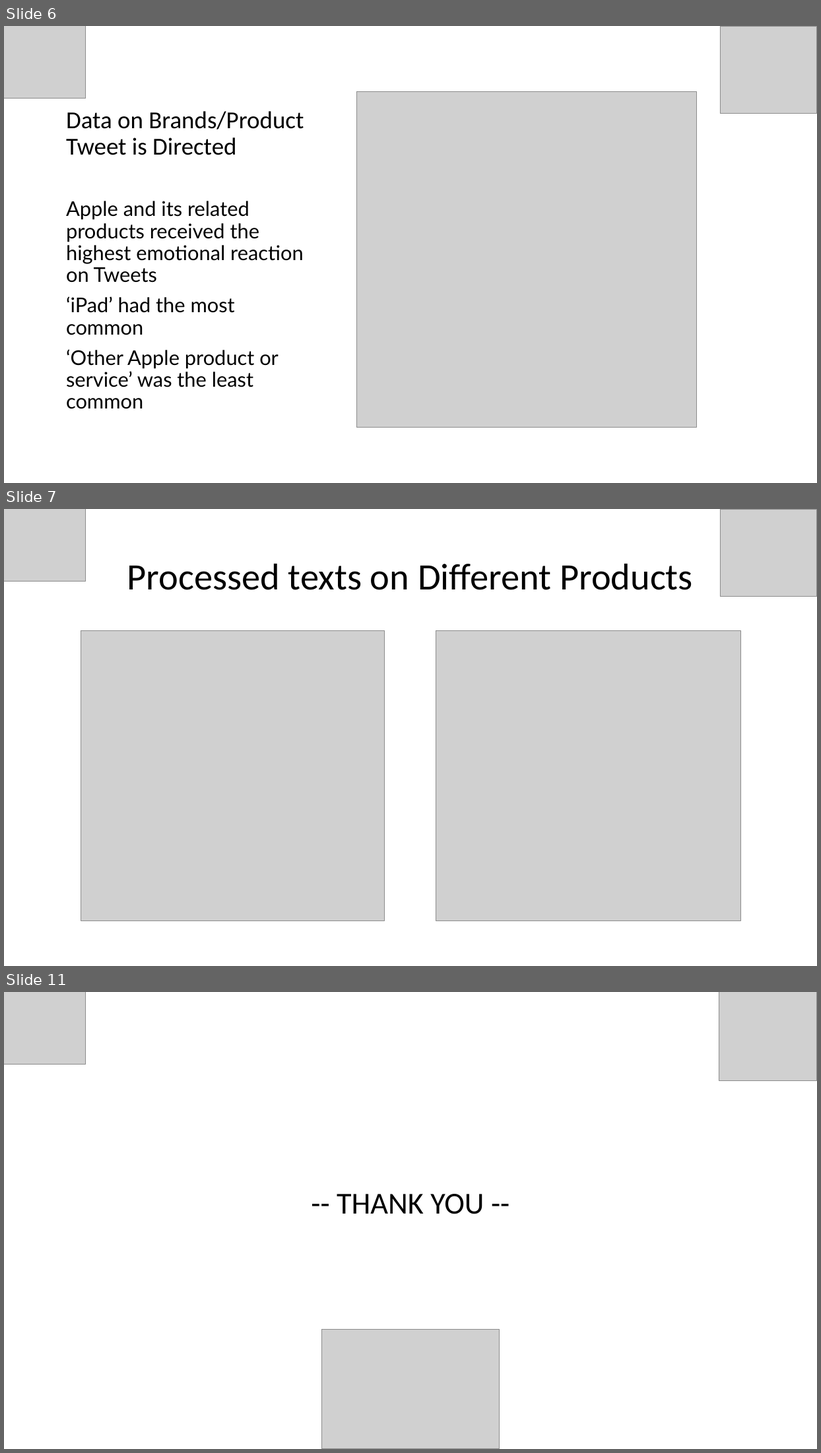
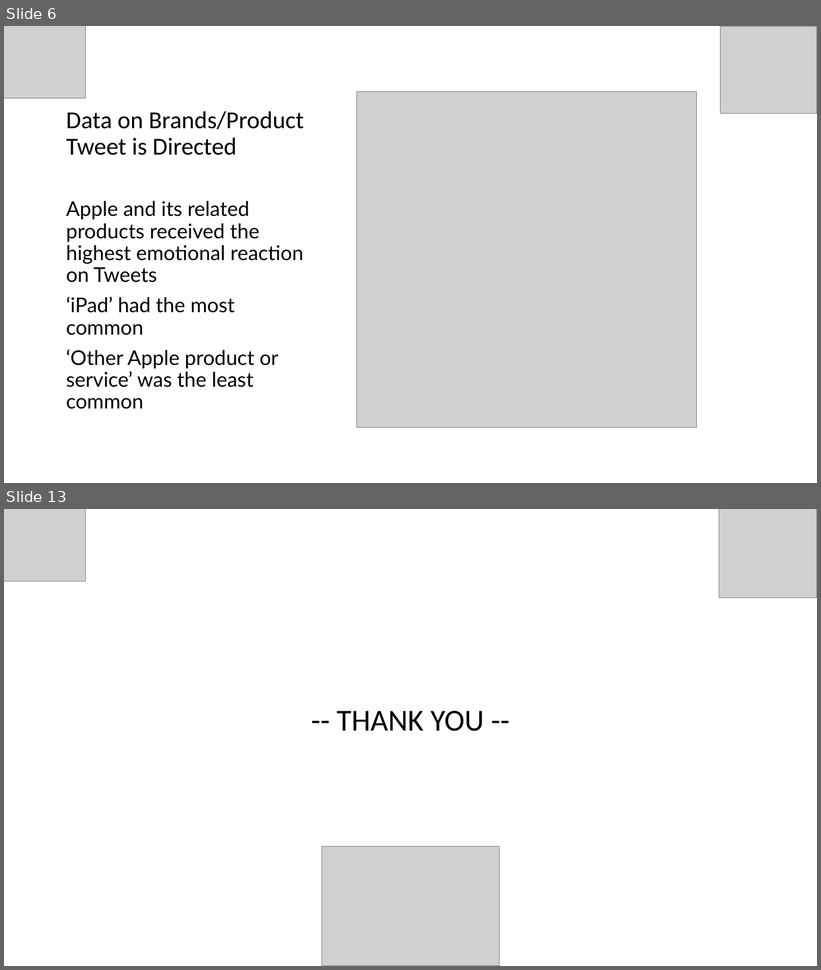
Before and after one commit to reagan-adajo/Phase_4, a slide deck: presentation.pptx. Shown one above the other, each under a label of ours: slides 6, 7 and 11 before the commit, slides 6 and 13 after it; the slides between them are not shown. The pictures are 821x1453 and 821x970 pixels, drawn with LibreOffice and Linux fonts; fonts in the diff are those of the drawing; grey boxes stand for pictures. Boxes give left, top, right and bottom in pixels: in the first picture for what was removed or moved away, otherwise in the second. Text is boxed around its words. In the diff, an @@ line names an element or a change of style, - is before the commit and + after.

```diff
--- a/presentation.pptx
+++ b/presentation.pptx
@@ slide 7 removed at (4, 509, 817, 966), background #FFFFFF @@
@@ picture removed at (4, 509, 86, 582) @@
@@ picture removed at (720, 509, 817, 597) @@
@@ title removed at (127, 563, 693, 590) @@
-Processed texts on Different Products
@@ picture removed at (81, 631, 385, 921) @@
@@ picture removed at (436, 631, 741, 921) @@
@@ what was slide 11 is now slide 13 @@
```
Also in this commit, not shown: 6 slides changed, 3 slides added, 10 other files.
